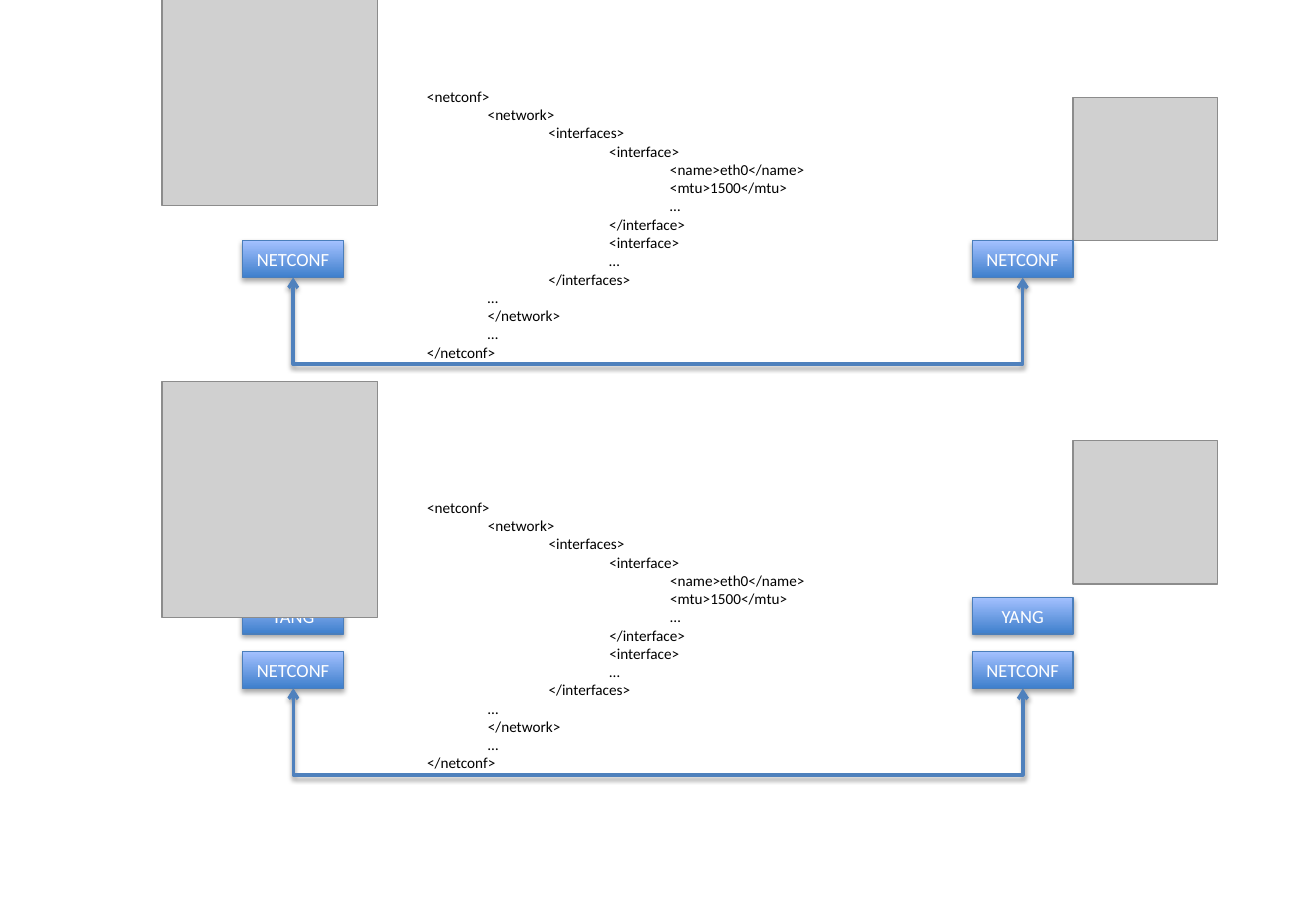
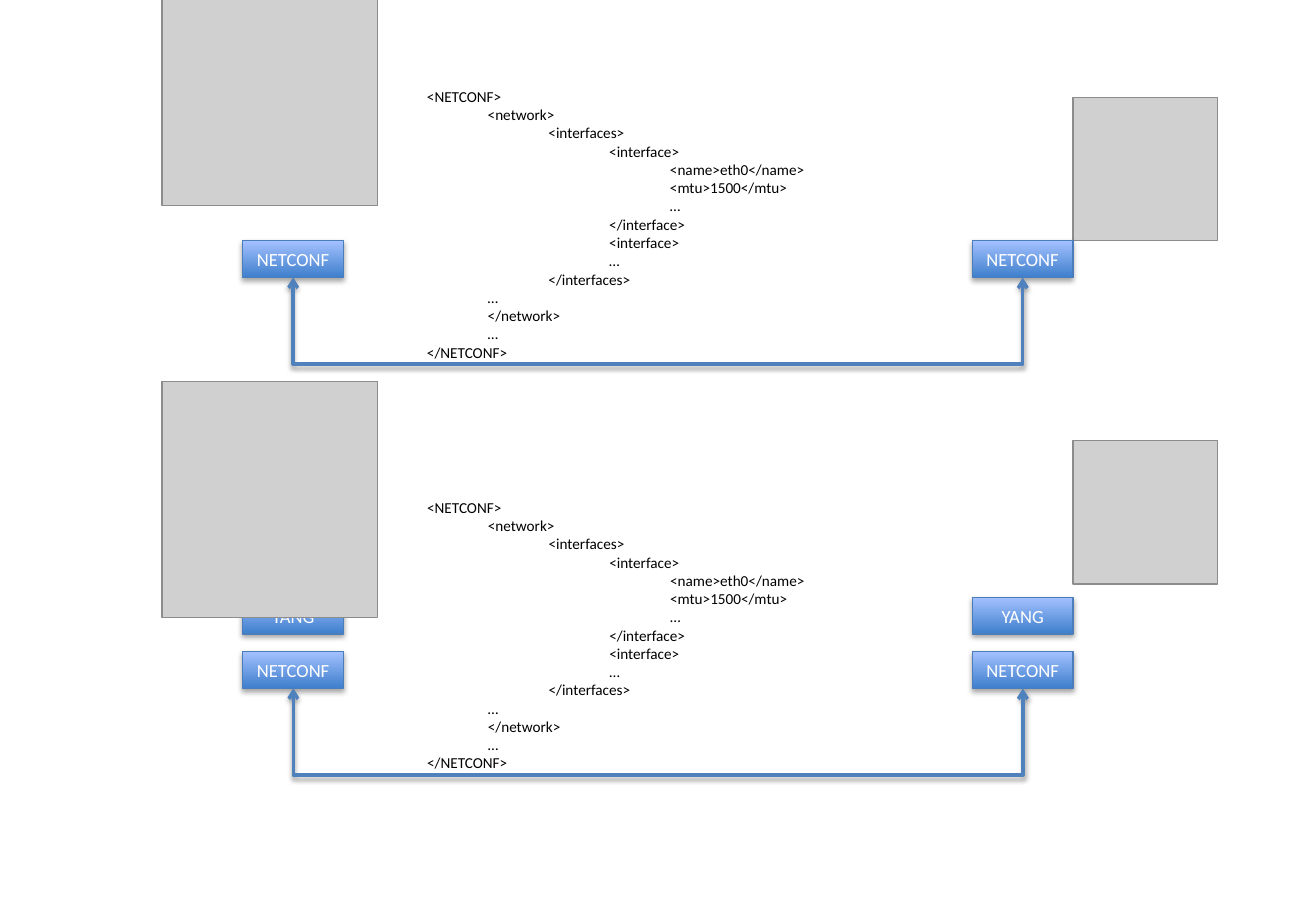
Before and after one commit to AaronNGray/jYang, a slide deck: slide 10 of yang-manager/reports/YangArchi.pptx. Drawn at 1316x911 pixels with LibreOffice and Linux fonts; fonts in the diff are those of the drawing; grey boxes stand for pictures. Boxes give left, top, right and bottom in pixels: in the first picture for what was removed or moved away, otherwise in the second. Text is boxed around its words. In the diff, an @@ line names an element or a change of style, - is before the commit and + after.

```diff
--- a/yang-manager/reports/YangArchi.pptx
+++ b/yang-manager/reports/YangArchi.pptx
@@ text at [427,92,501,102]: text changed @@
-<netconf>
+<NETCONF>
@@ text at [427,347,507,363]: text changed @@
-</netconf>
+</NETCONF>
@@ text at [427,503,501,513]: text changed @@
-<netconf>
+<NETCONF>
@@ text at [427,757,507,769]: text changed @@
-</netconf>
+</NETCONF>
```
Also in this commit, not shown: 10 other slides changed, 1 other file.
